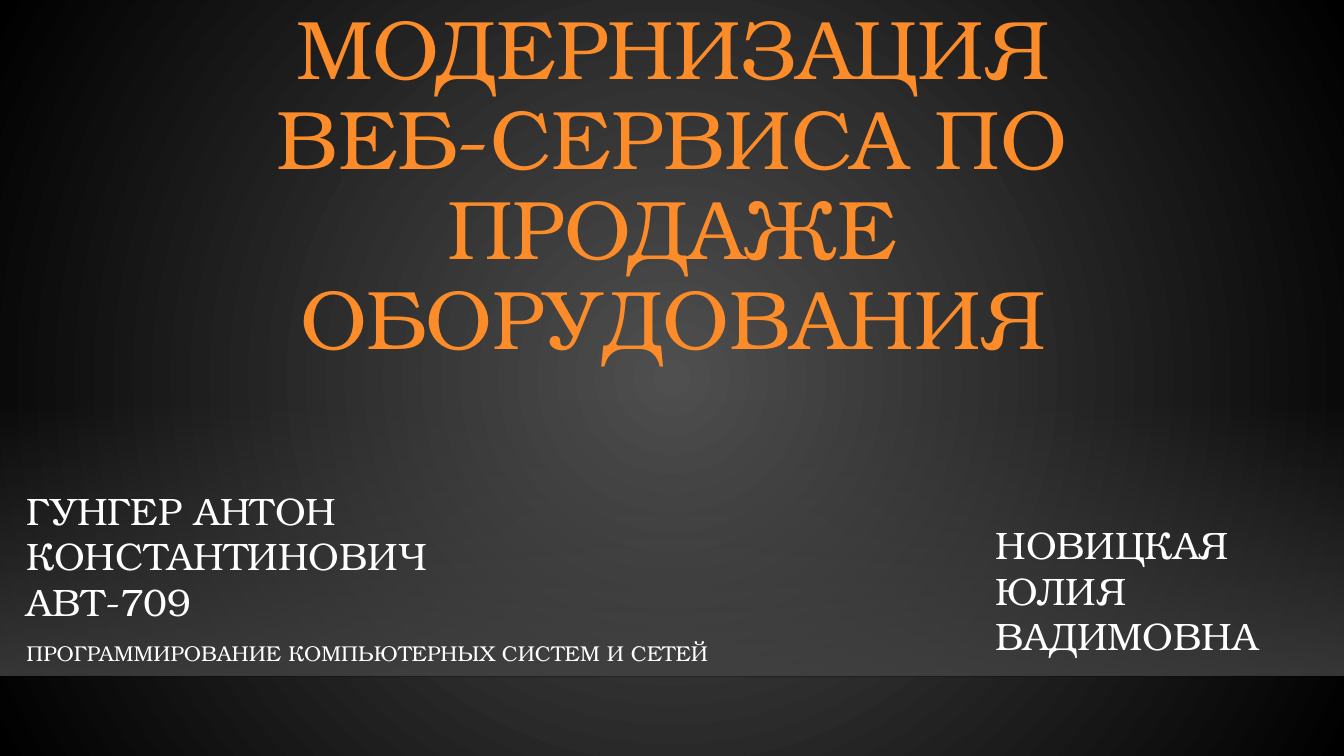
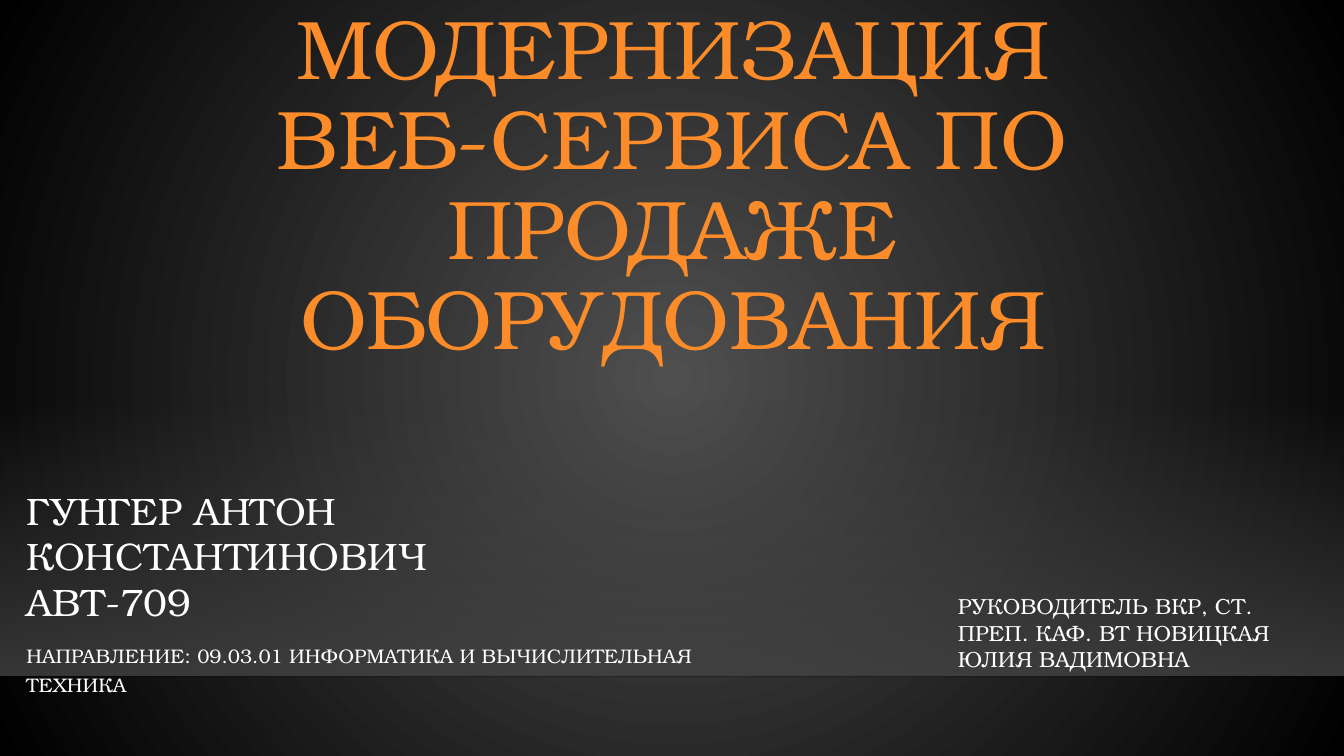
Before and after one commit to gunger28/diploma, a slide deck: slide 1 of Гунгер Диплом презентация.pptx. Drawn at 1344x756 pixels with LibreOffice and Linux fonts; fonts in the diff are those of the drawing; background and template pictures are left out. Boxes give left, top, right and bottom in pixels: in the first picture for what was removed or moved away, otherwise in the second. Text is boxed around its words. In the diff, an @@ line names an element or a change of style, - is before the commit and + after.

```diff
--- a/Гунгер Диплом презентация.pptx
+++ b/Гунгер Диплом презентация.pptx
@@ text at (958,599,1269,672): text changed; size 27.3 to 15.6 pt @@
-НОВИЦКАЯ ЮЛИЯ ВАДИМОВНА
+РУКОВОДИТЕЛЬ ВКР, СТ. ПРЕП. КАФ. ВТ НОВИЦКАЯ ЮЛИЯ ВАДИМОВНА
@@ subtitle at (26,649,692,693): text changed; size 15.3 to 14 pt @@
-ПРОГРАММИРОВАНИЕ КОМПЬЮТЕРНЫХ СИСТЕМ И СЕТЕЙ
+НАПРАВЛЕНИЕ: 09.03.01 ИНФОРМАТИКА И ВЫЧИСЛИТЕЛЬНАЯ ТЕХНИКА
```
Also in this commit, not shown: 8 other slides changed, 2 slides added, 3 other files.
